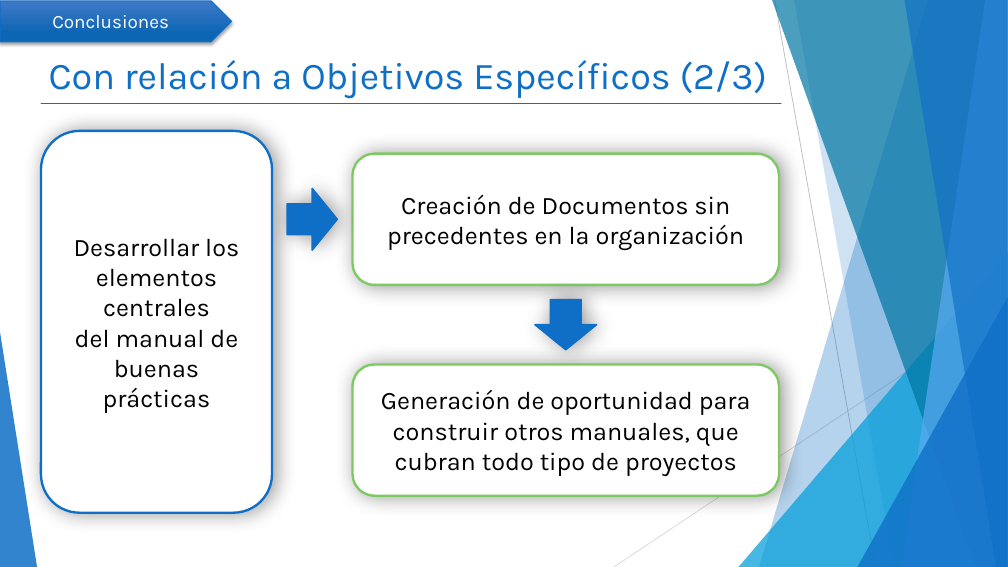
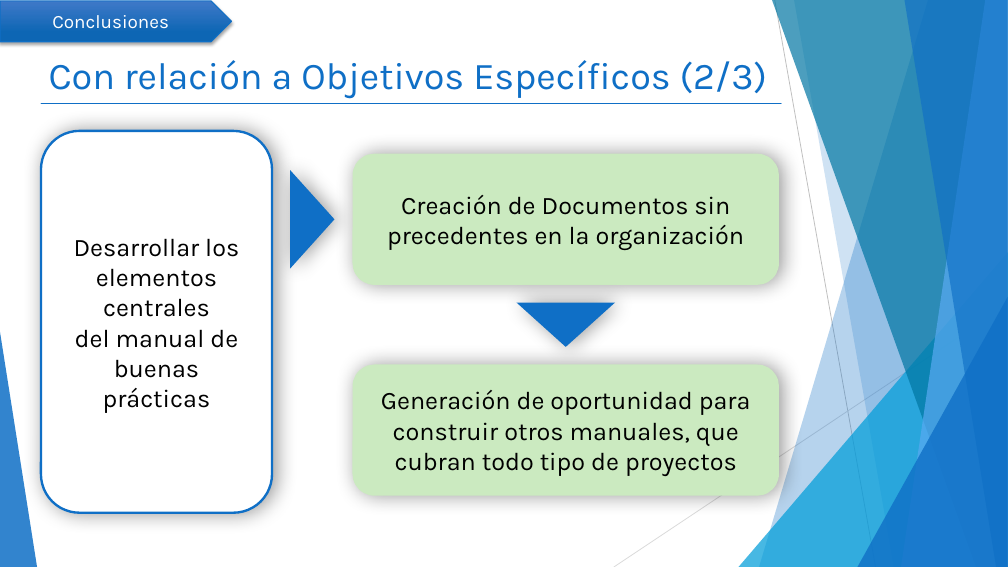
Before and after one commit to mcamara75/tituloUnap, a slide deck: slide 16 of 2018/TT IQQ 2018 Camara y Garay.pptx (slide 17 before the commit). Drawn at 1008x567 pixels with LibreOffice and Linux fonts; fonts in the diff are those of the drawing. Boxes give left, top, right and bottom in pixels: in the first picture for what was removed or moved away, otherwise in the second. Text is boxed around its words. In the diff, an @@ line names an element or a change of style, - is before the commit and + after.

```diff
--- a/2018/TT IQQ 2018 Camara y Garay.pptx
+++ b/2018/TT IQQ 2018 Camara y Garay.pptx
@@ flow chart merge added at [290, 171, 335, 269], fill #0F6FC6 @@
@@ rounded rectangle "Creación de Documentos sin precedentes ..." at [352, 154, 779, 285]: fill #FFFFFF to #CBEAC0; outline #7CCA62 2.25 pt to none @@
@@ right arrow removed at [287, 188, 337, 250] @@
@@ flow chart merge added at [516, 302, 615, 347], fill #0F6FC6 @@
@@ right arrow removed at [535, 300, 596, 350] @@
@@ rounded rectangle "Generación de oportunidad para construir ..." at [352, 364, 779, 496]: fill #FFFFFF to #CBEAC0; outline #7CCA62 2.25 pt to none @@
```
Also in this commit, not shown: 11 other slides changed, 1 slide removed.
